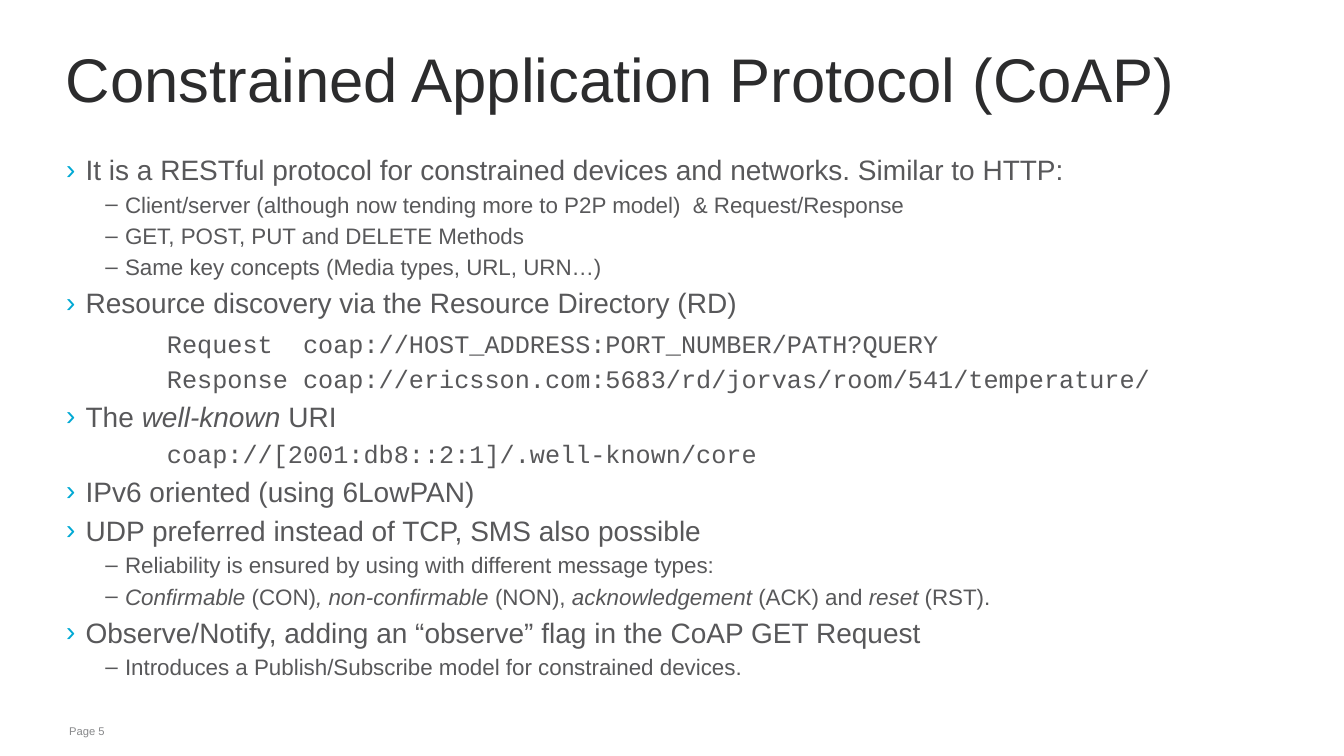
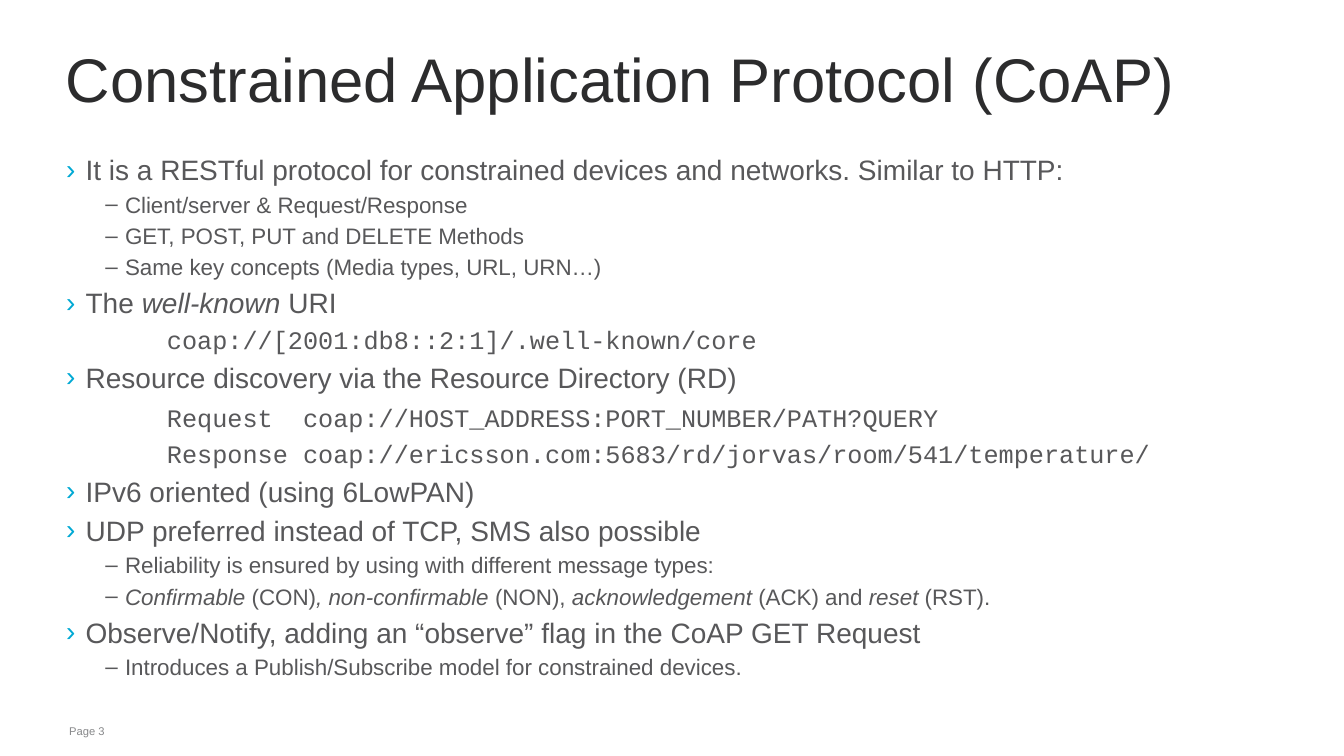
Before and after one commit to jaimejim/iot-playground, a slide deck: slide 3 of Documentation/IPSO_Intro_W3C.pptx (slide 5 before the commit). Drawn at 1344x756 pixels with LibreOffice and Linux fonts; fonts in the diff are those of the drawing; background and template pictures are left out. Boxes give left, top, right and bottom in pixels: in the first picture for what was removed or moved away, otherwise in the second. Text is boxed around its words. In the diff, an @@ line names an element or a change of style, - is before the commit and + after.

```diff
--- a/Documentation/IPSO_Intro_W3C.pptx
+++ b/Documentation/IPSO_Intro_W3C.pptx
@@ text at (x1=125, y1=197, x2=468, y2=218): text changed @@
-  – Client/server (although now tending more to P2P model) & Request/Response
+  – Client/server & Request/Response
@@ text at (x1=86, y1=292, x2=757, y2=354): paragraphs added @@
+› The well-known URI
+coap://[2001:db8::2:1]/.well-known/core
@@ text at (x1=86, y1=406, x2=757, y2=468): paragraphs removed @@
-› The well-known URI
-coap://[2001:db8::2:1]/.well-known/core
```
Also in this commit, not shown: 6 other slides changed, 1 slide removed.
